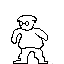
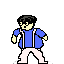
Layers edited between the first and the second 64 x 64 image:
painted on "Background" over [12, 16, 48, 64]
